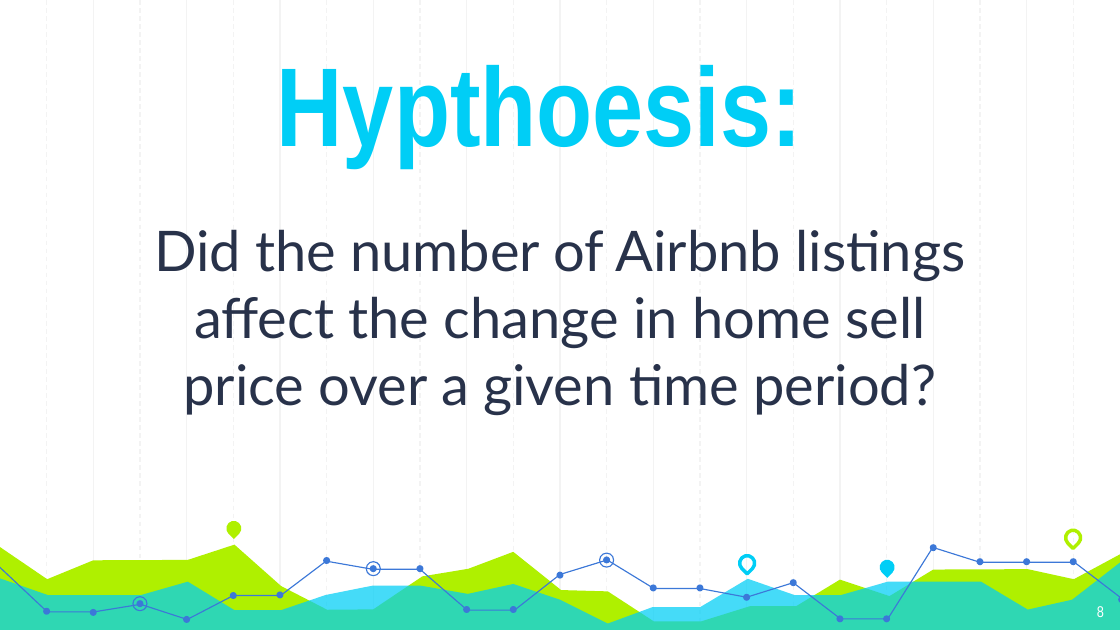
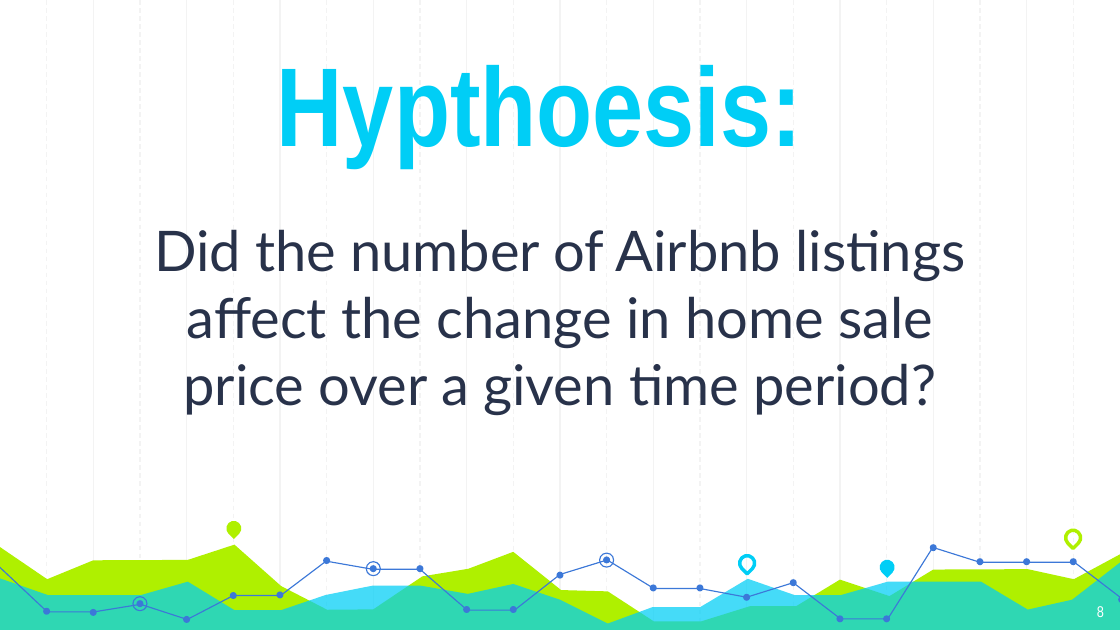
Before and after one commit to GT-Project1-A1/AirBNB, a slide deck: slide 8 of Project1_FinalPresentation.pptx. Drawn at 1120x630 pixels with LibreOffice and Linux fonts; fonts in the diff are those of the drawing. Boxes give left, top, right and bottom in pixels: in the first picture for what was removed or moved away, otherwise in the second. Text is boxed around its words. In the diff, an @@ line names an element or a change of style, - is before the commit and + after.

```diff
--- a/Project1_FinalPresentation.pptx
+++ b/Project1_FinalPresentation.pptx
@@ subtitle at (154, 229, 966, 416): text changed @@
-Did the number of Airbnb listings affect the change in home sell price over a given time period?
+Did the number of Airbnb listings affect the change in home sale price over a given time period?
```
Also in this commit, not shown: 2 other slides changed, 18 other files.
